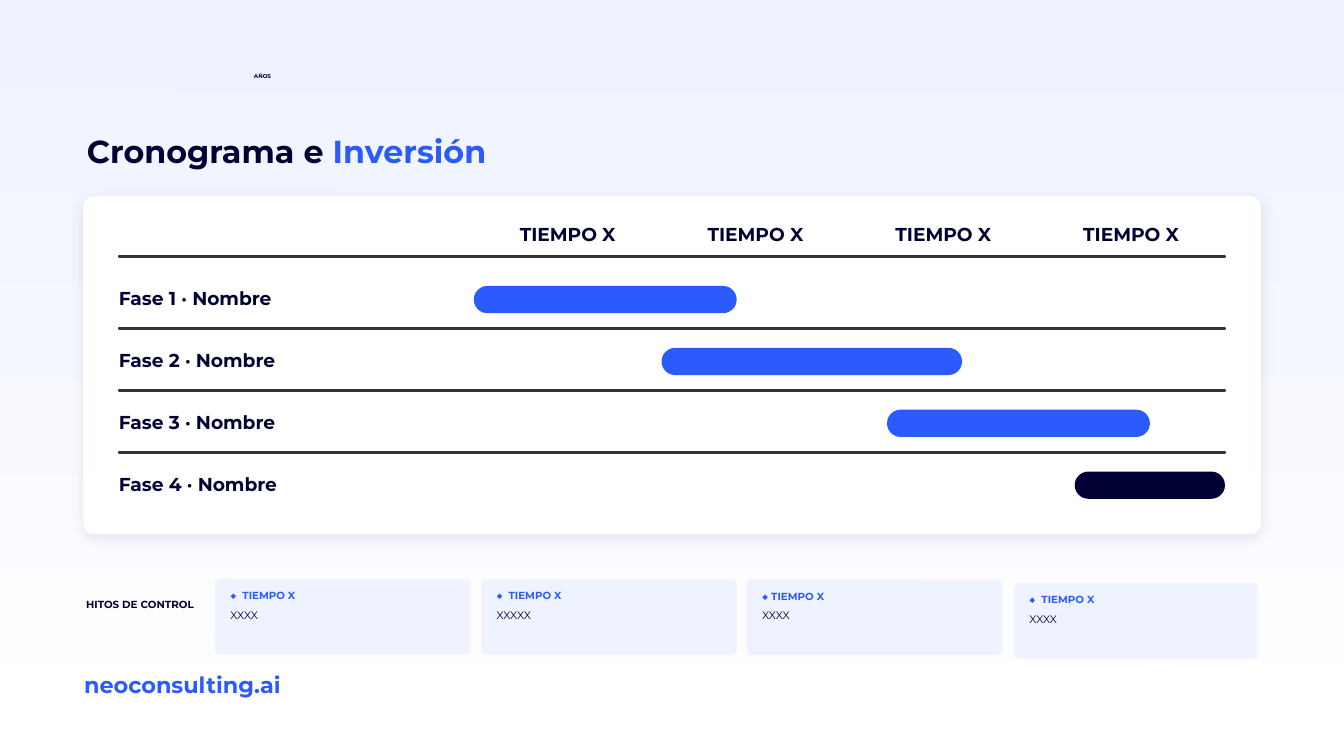
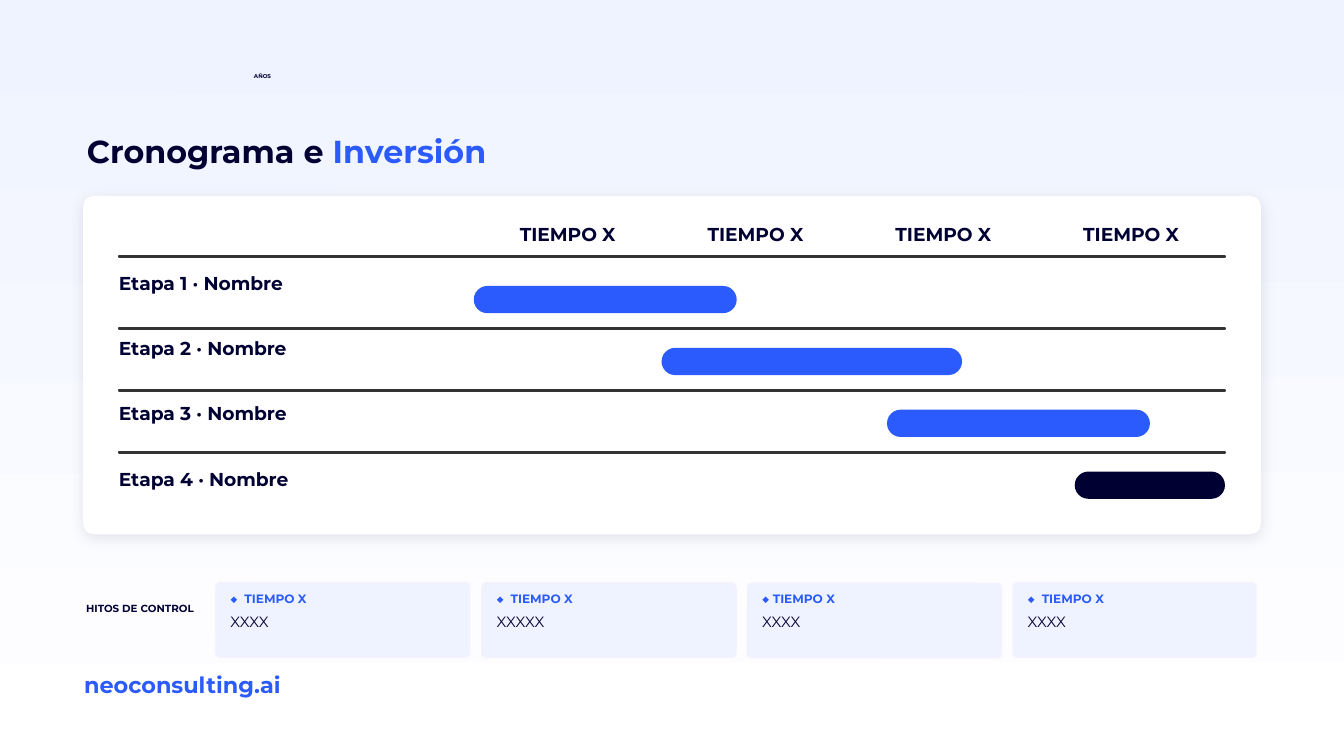
Before and after one commit to miguelchumacero/plantilla-base-deck, a slide deck: slide 25 of plantilla-base.pptx. Drawn at 1344x756 pixels with LibreOffice and Linux fonts; fonts in the diff are those of the drawing; background and template pictures are left out. Boxes give left, top, right and bottom in pixels: in the first picture for what was removed or moved away, otherwise in the second. Text is boxed around its words. In the diff, an @@ line names an element or a change of style, - is before the commit and + after.

```diff
--- a/plantilla-base.pptx
+++ b/plantilla-base.pptx
@@ vertical alignment middle to top in 4 elements at <box>119,472,288,490</box>, <box>119,406,286,424</box>, <box>119,341,286,359</box>, <box>119,276,283,294</box> @@
@@ text at <box>119,276,283,294</box>: text changed @@
-Fase 1 · Nombre
+Etapa 1 · Nombre
@@ text at <box>119,341,286,359</box>: text changed @@
-Fase 2 · Nombre
+Etapa 2 · Nombre
@@ text at <box>119,406,286,424</box>: text changed @@
-Fase 3 · Nombre
+Etapa 3 · Nombre
@@ text at <box>119,472,288,490</box>: text changed @@
-Fase 4 · Nombre
+Etapa 4 · Nombre
@@ size 5.5 to 6.5 pt in 4 elements at <box>1042,594,1104,603</box>, <box>511,594,573,603</box>, <box>773,594,835,603</box>, <box>244,594,307,603</box> @@
@@ 2 rounded rectangles, 1 text: place and size @@
-2 rounded rectangles, 1 text at <box>86,579,737,655</box>
+2 rounded rectangles, 1 text at <box>86,583,737,659</box>
@@ size 5.8 to 8 pt in 4 elements at <box>1028,616,1066,627</box>, <box>762,616,800,627</box>, <box>230,616,268,627</box>, <box>497,616,545,627</box> @@
```
Also in this commit, not shown: 18 other slides changed.
